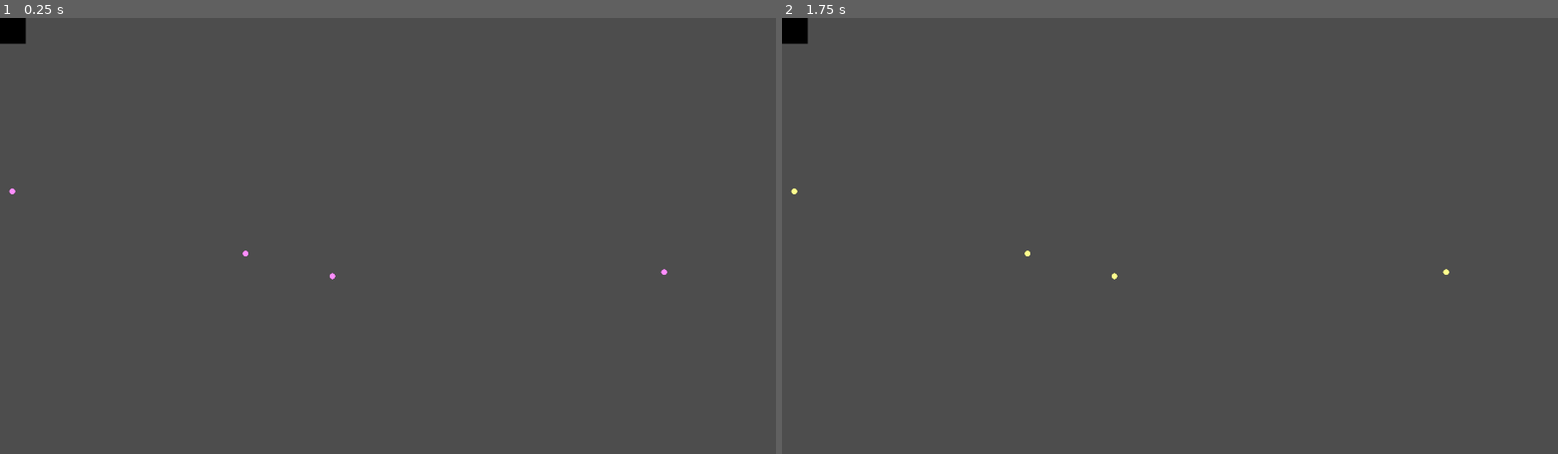
Above: before the commit, frames 1-2 (left to right).
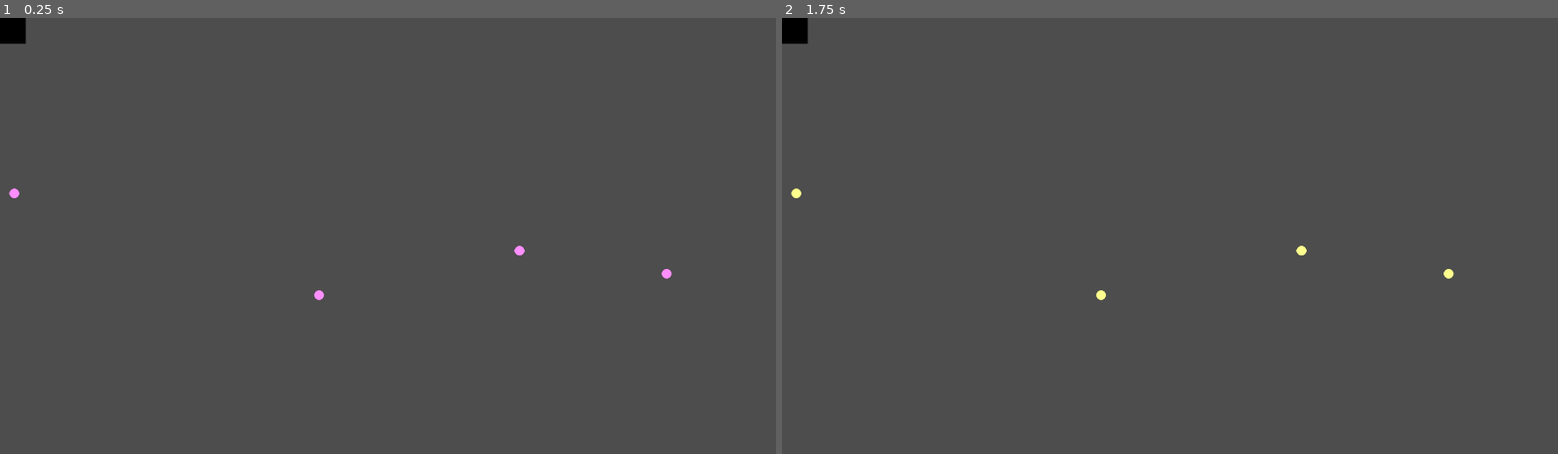
Above: after the commit, the same moments.

Repository: JackFromSchool/SchoolMiniGames
Game: Godot game, scene res://scenes/level_select.tscn
Two runs of this game, one before a commit and one after it. Both use one fixed random seed, a clock stepped at 60 frames per second and the inputs below. This scene is started directly instead of the project's main scene. Video files are missing from this copy of the repository; at most half a second of black plays in their place.
Inputs (mouse positions are in pixels of both pictures, inside the frame that each line leads up to; where the layout moved, square brackets give the same spot in the first picture):
- Up to frame 1 (0.25 s): no input
- Up to frame 2 (1.75 s): click (797, 192) at 0.5 s; click (1100, 297) [1115, 275] at 1.25 s

The runs differ from the first frame. In frame 1, 0.1% of the frame differs, in the area x 1-87%, y 39-65%; in frame 2, 0.1%.

Commit message:
Button Changes

Diff:
--- a/scenes/level_select.gd
+++ b/scenes/level_select.gd
@@ -2,18 +2,18 @@
 
 
 
-func _on_to_calculus_pressed():
+func _on_ToCalculus_pressed():
 	while $Path2D/William.progress_ratio < 1 :
 		$Path2D/William.progress_ratio += .001
 
 
-func _on_to_student_pressed():
+func _on_ToStudent_pressed():
 	pass # Replace with function body.
 
 
-func _on_to_comp_sci_pressed():
+func _on_ToCompsci_pressed():
 	pass # Replace with function body.
 
 
-func _on_to_music_pressed():
+func _on_ToMusic_pressed():
 	pass # Replace with function body.
--- a/scenes/level_select.tscn
+++ b/scenes/level_select.tscn
@@ -1,25 +1,23 @@
-[gd_scene load_steps=11 format=3 uid="uid://b4r44vyxvpf13"]
+[gd_scene load_steps=9 format=3 uid="uid://b4r44vyxvpf13"]
 
-[ext_resource type="Texture2D" uid="uid://c44qp02dy1odg" path="res://assets/BHSLevelSelectShot.jpg" id="1_4pnrq"]
 [ext_resource type="Script" path="res://scenes/level_select.gd" id="1_mqkmf"]
-[ext_resource type="Texture2D" uid="uid://dfhl28lv25tkn" path="res://assets/CustomPurple.png" id="2_oxd6i"]
 [ext_resource type="VideoStream" path="res://assets/ResolutionLvl.ogv" id="2_smhcd"]
-[ext_resource type="Texture2D" uid="uid://c67waxlpvxl7l" path="res://assets/CustomYellow.png" id="3_1yt7d"]
-[ext_resource type="Script" path="res://scenes/bhs_level_select.gd" id="3_ycrp6"]
+[ext_resource type="Texture2D" uid="uid://21beokps8c56" path="res://assets/PurpleCircle.png" id="3_fpnnx"]
+[ext_resource type="Texture2D" uid="uid://ppqb74fv2i1v" path="res://assets/YellowCircle.png" id="4_yxe22"]
 [ext_resource type="Texture2D" uid="uid://dp4itimcww36q" path="res://assets/Veenstra.png" id="5_57pen"]
 
-[sub_resource type="AnimatedTexture" id="AnimatedTexture_mf7o1"]
+[sub_resource type="AnimatedTexture" id="AnimatedTexture_as3g4"]
 frames = 2
-frame_0/texture = ExtResource("2_oxd6i")
+frame_0/texture = ExtResource("3_fpnnx")
 frame_0/duration = 0.3
-frame_1/texture = ExtResource("3_1yt7d")
+frame_1/texture = ExtResource("4_yxe22")
 frame_1/duration = 0.3
 
 [sub_resource type="AnimatedTexture" id="AnimatedTexture_jhn5u"]
 frames = 2
-frame_0/texture = ExtResource("2_oxd6i")
+frame_0/texture = ExtResource("3_fpnnx")
 frame_0/duration = 0.01
-frame_1/texture = ExtResource("3_1yt7d")
+frame_1/texture = ExtResource("4_yxe22")
 frame_1/duration = 0.01
 
 [sub_resource type="Curve2D" id="Curve2D_ppwh7"]
@@ -44,13 +42,6 @@
 stream = ExtResource("2_smhcd")
 autoplay = true
 loop = true
-script = ExtResource("3_ycrp6")
-
-[node name="level_select" type="Sprite2D" parent="."]
-visible = false
-position = Vector2(944, 543)
-scale = Vector2(1.08662, 1.08662)
-texture = ExtResource("1_4pnrq")
 
 [node name="ToCalculus" type="TextureButton" parent="."]
 layout_mode = 0
@@ -58,36 +49,36 @@
 offset_top = 422.0
 offset_right = 38.0
 offset_bottom = 437.0
-texture_normal = SubResource("AnimatedTexture_mf7o1")
+texture_normal = SubResource("AnimatedTexture_as3g4")
 texture_pressed = SubResource("AnimatedTexture_jhn5u")
-texture_hover = ExtResource("2_oxd6i")
+texture_hover = ExtResource("3_fpnnx")
 
 [node name="ToStudent" type="TextureButton" parent="."]
-layout_mode = 0
-offset_left = 815.0
-offset_top = 632.0
-offset_right = 830.0
-offset_bottom = 647.0
-texture_normal = SubResource("AnimatedTexture_mf7o1")
-texture_hover = ExtResource("2_oxd6i")
+offset_left = 777.0
+offset_top = 674.0
+offset_right = 802.0
+offset_bottom = 699.0
+texture_normal = SubResource("AnimatedTexture_as3g4")
+texture_pressed = SubResource("AnimatedTexture_jhn5u")
+texture_hover = ExtResource("3_fpnnx")
 
 [node name="ToCompSci" type="TextureButton" parent="."]
-layout_mode = 0
-offset_left = 600.0
-offset_top = 576.0
-offset_right = 615.0
-offset_bottom = 591.0
-texture_normal = SubResource("AnimatedTexture_mf7o1")
-texture_hover = ExtResource("2_oxd6i")
+offset_left = 1273.0
+offset_top = 564.0
+offset_right = 1298.0
+offset_bottom = 589.0
+texture_normal = SubResource("AnimatedTexture_as3g4")
+texture_pressed = SubResource("AnimatedTexture_jhn5u")
+texture_hover = ExtResource("3_fpnnx")
 
 [node name="ToMusic" type="TextureButton" parent="."]
-layout_mode = 0
-offset_left = 1636.0
-offset_top = 622.0
-offset_right = 1651.0
-offset_bottom = 637.0
-texture_normal = SubResource("AnimatedTexture_mf7o1")
-texture_hover = ExtResource("2_oxd6i")
+offset_left = 1637.0
+offset_top = 621.0
+offset_right = 1662.0
+offset_bottom = 646.0
+texture_normal = SubResource("AnimatedTexture_as3g4")
+texture_pressed = SubResource("AnimatedTexture_jhn5u")
+texture_hover = ExtResource("3_fpnnx")
 
 [node name="Path2D" type="Path2D" parent="."]
 visible = false
@@ -109,6 +100,6 @@
 rotation = -3.13329
 
 [connection signal="pressed" from="ToCalculus" to="." method="_on_to_calculus_pressed"]
-[connection signal="pressed" from="ToStudent" to="." method="_on_to_student_pressed"]
-[connection signal="pressed" from="ToCompSci" to="." method="_on_to_comp_sci_pressed"]
-[connection signal="pressed" from="ToMusic" to="." method="_on_to_music_pressed"]
+[connection signal="pressed" from="ToStudent" to="." method="_on_to_calculus_pressed"]
+[connection signal="pressed" from="ToCompSci" to="." method="_on_to_calculus_pressed"]
+[connection signal="pressed" from="ToMusic" to="." method="_on_to_calculus_pressed"]
Binary file changed: assets/PurpleCircle.png
Not shown, changed: assets/PurpleCircle.png.import
Binary file removed: assets/YCircle.png
Binary file changed: assets/YellowCircle.png
Not shown, changed: assets/YellowCircle.png.import
Binary file added: scenes/CustomYellow.png
Not shown, changed: scenes/CustomYellow.png.import
